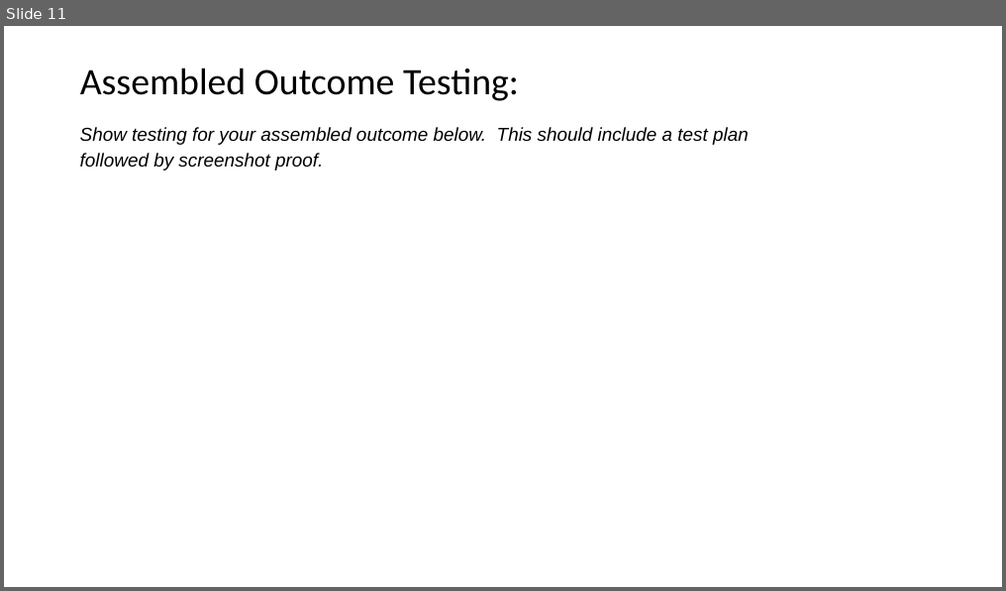
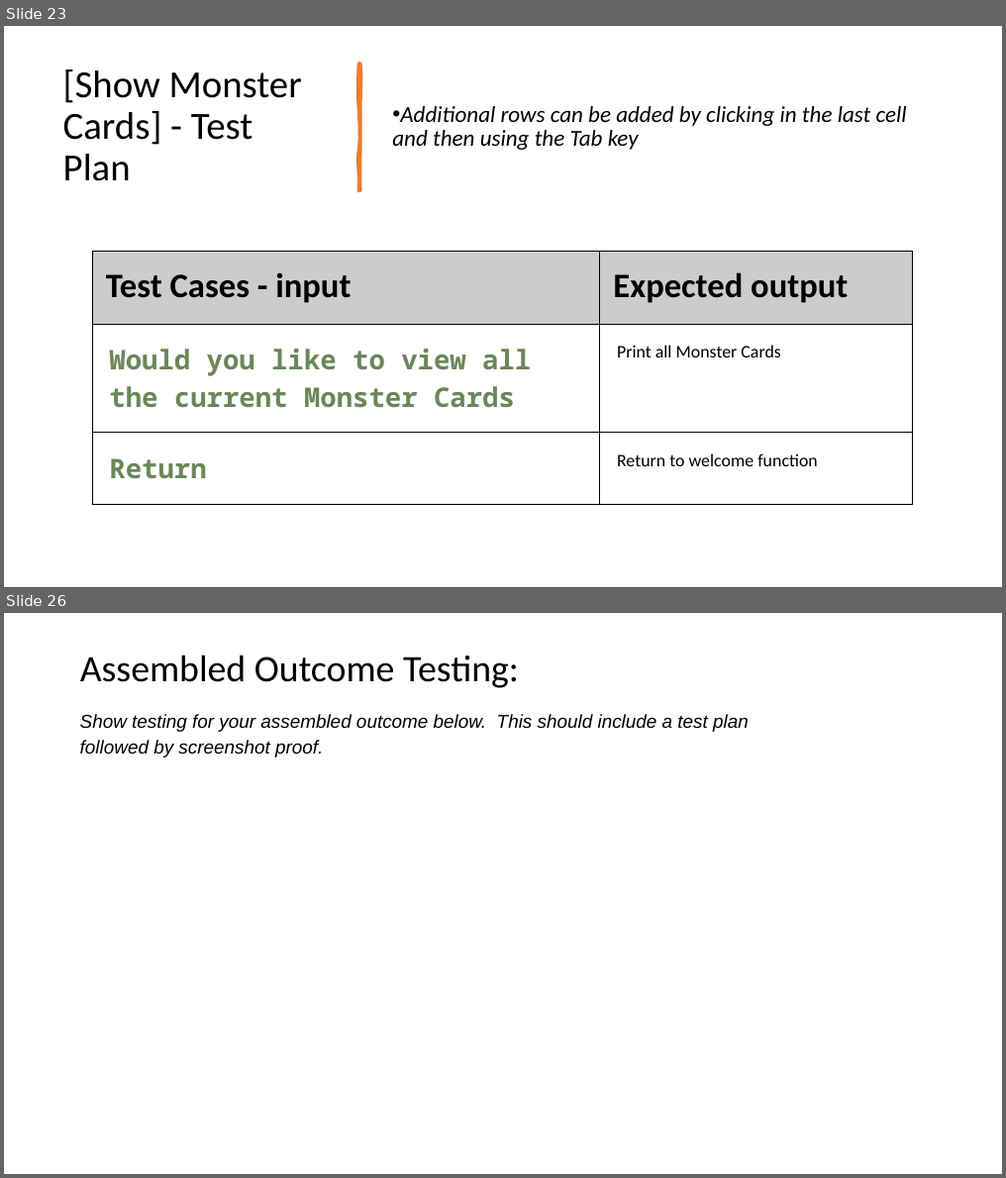
Before and after one commit to peter123321123321/Monster-Cards-Internal, a slide deck: 2.7 and 2.8 Documentation Template.pptx. Shown one above the other, each under a label of ours: slide 11 before the commit, slides 23 and 26 after it; the slides between them are not shown. The pictures are 1006x591 and 1006x1178 pixels, drawn with LibreOffice and Linux fonts; fonts in the diff are those of the drawing. Boxes give left, top, right and bottom in pixels: in the first picture for what was removed or moved away, otherwise in the second. Text is boxed around its words. In the diff, an @@ line names an element or a change of style, - is before the commit and + after.

```diff
--- a/2.7 and 2.8 Documentation Template.pptx
+++ b/2.7 and 2.8 Documentation Template.pptx
@@ slide 23 added at <box>4,26,1002,587</box>, background #FFFFFF @@
@@ title added at <box>63,70,302,181</box>, 37 pt, text #000000 @@
+[Show Monster Cards] - Test Plan
@@ freeform shape added at <box>358,64,360,190</box>, fill #ED7D31, outline #ED7D31 3.25 pt @@
@@ text added at <box>392,106,907,150</box>, 22 pt, text #000000, italic @@
+• Additional rows can be added by clicking in the last cell and then using the Tab key
@@ table added at <box>92,252,913,499</box>, 3 rows, 2 columns @@
+Test Cases - input | Expected output
+Would you like to view all the current Monster Cards | Print all Monster Cards
+Return | Return to welcome function
@@ what was slide 11 is now slide 26 @@
```
Also in this commit, not shown: 6 slides changed, 14 other slides added, 5 other files.
